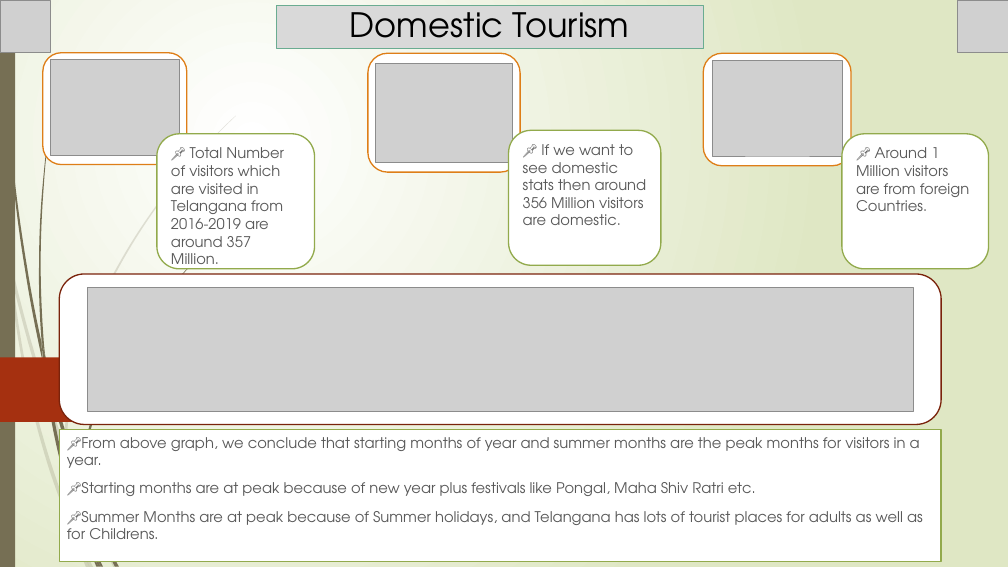
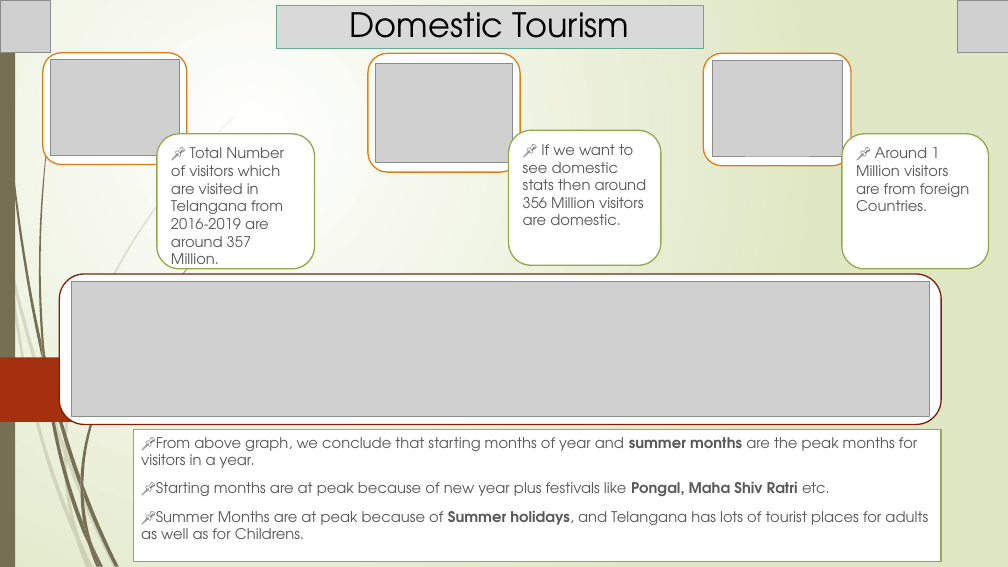
Before and after one commit to Kartik-Lohar/Telangana_Tourism, a slide deck: slide 4 of Tourism Challenge by Codebasics.pptx. Drawn at 1008x567 pixels with LibreOffice and Linux fonts; fonts in the diff are those of the drawing; grey boxes stand for pictures. Boxes give left, top, right and bottom in pixels: in the first picture for what was removed or moved away, otherwise in the second. Text is boxed around its words. In the diff, an @@ line names an element or a change of style, - is before the commit and + after.

```diff
--- a/Tourism Challenge by Codebasics.pptx
+++ b/Tourism Challenge by Codebasics.pptx
@@ picture: place and size @@
-picture at [88, 287, 913, 411]
+picture at [71, 281, 929, 416]
@@ freeform shape added at [64, 443, 67, 461], fill #766F54 at 20% opacity @@
@@ subtitle "📌From above graph, we conclude ...": place and size @@
-subtitle "📌From above graph, we conclude ..." at [59, 430, 941, 561]
+subtitle "📌From above graph, we conclude ..." at [134, 430, 941, 561]
@@ subtitle "📌From above graph, we conclude ..." at [134, 430, 941, 561]: bold on in "summer months", "Pongal, Maha Shiv Ratri", "Summer holidays," @@
@@ freeform shape added at [64, 453, 79, 538], fill #766F54 at 20% opacity @@
@@ freeform shape added at [80, 477, 83, 496], fill #766F54 @@
@@ freeform shape added at [80, 488, 91, 544], fill #766F54 @@
```
Also in this commit, not shown: 14 other slides changed, 1 slide added, 1 other file.
